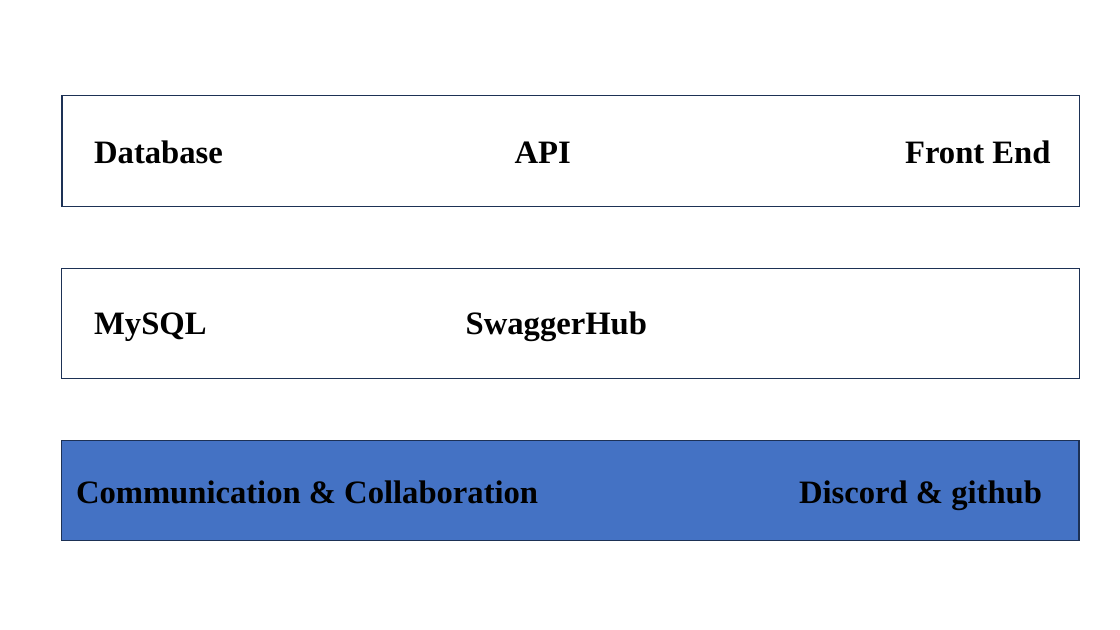
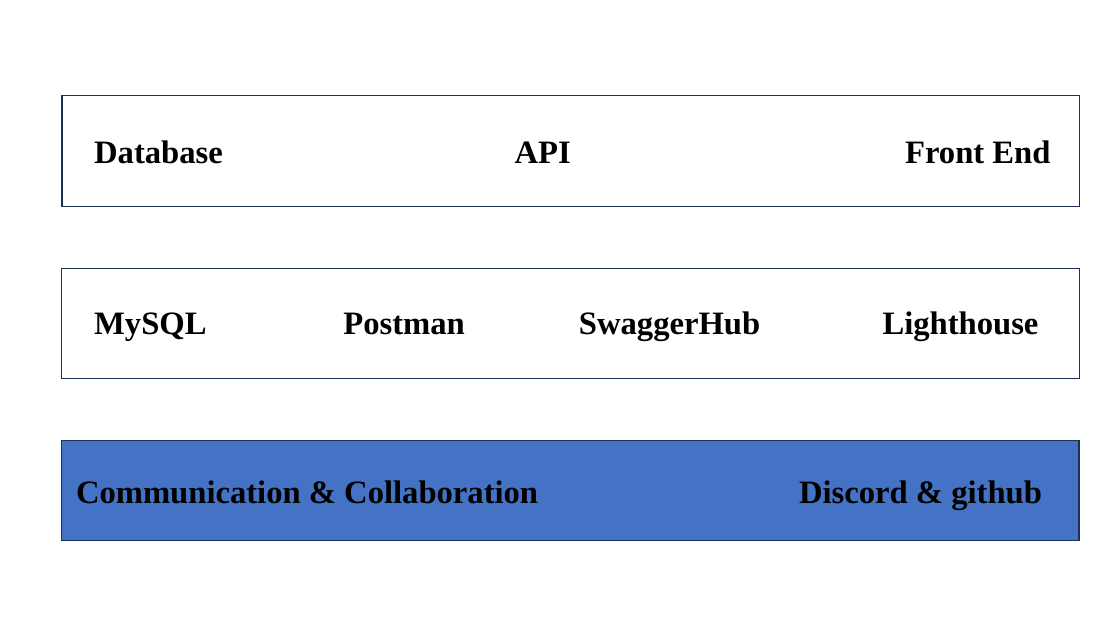
Before and after one commit to TheTragicallyStoat/COP4331, a slide deck: slide 3 of NoneCode/SmallProject.pptx. Drawn at 1120x630 pixels with LibreOffice and Linux fonts; fonts in the diff are those of the drawing; background and template pictures are left out. Boxes give left, top, right and bottom in pixels: in the first picture for what was removed or moved away, otherwise in the second. Text is boxed around its words. In the diff, an @@ line names an element or a change of style, - is before the commit and + after.

```diff
--- a/NoneCode/SmallProject.pptx
+++ b/NoneCode/SmallProject.pptx
@@ text at [94,311,1039,340]: text changed @@
-MySQL SwaggerHub
+MySQL Postman SwaggerHub Lighthouse
```
Also in this commit, not shown: 1 other slide changed, 1 slide added, 1 slide removed.
